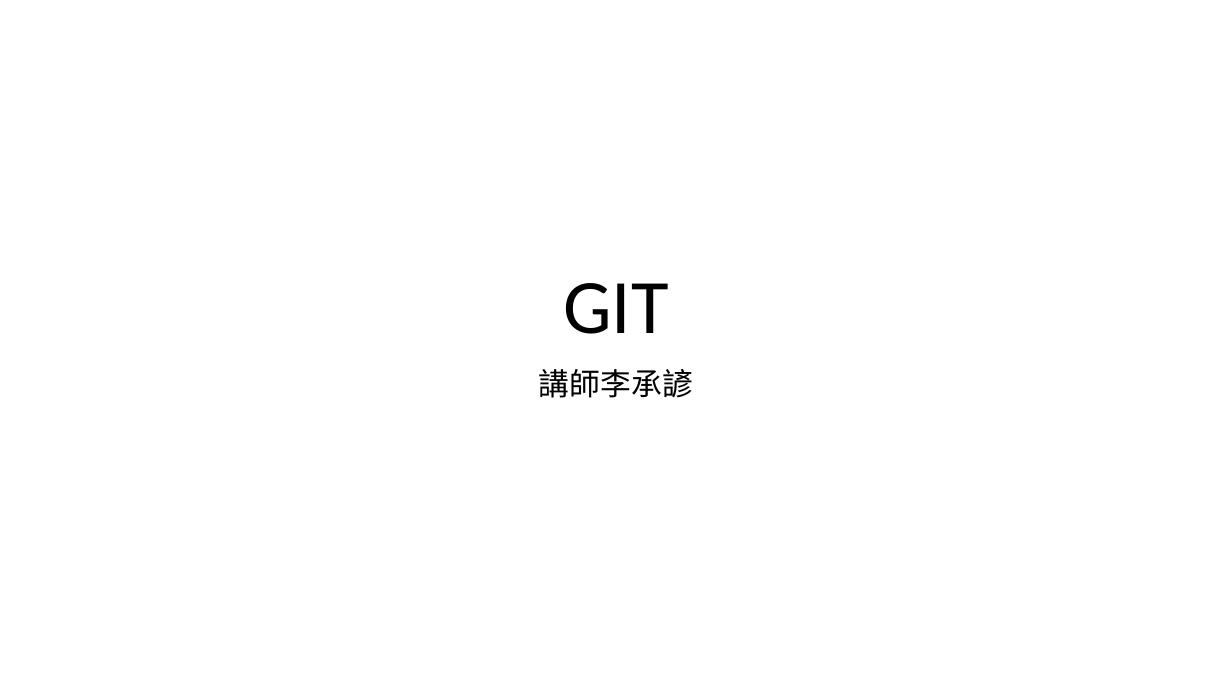
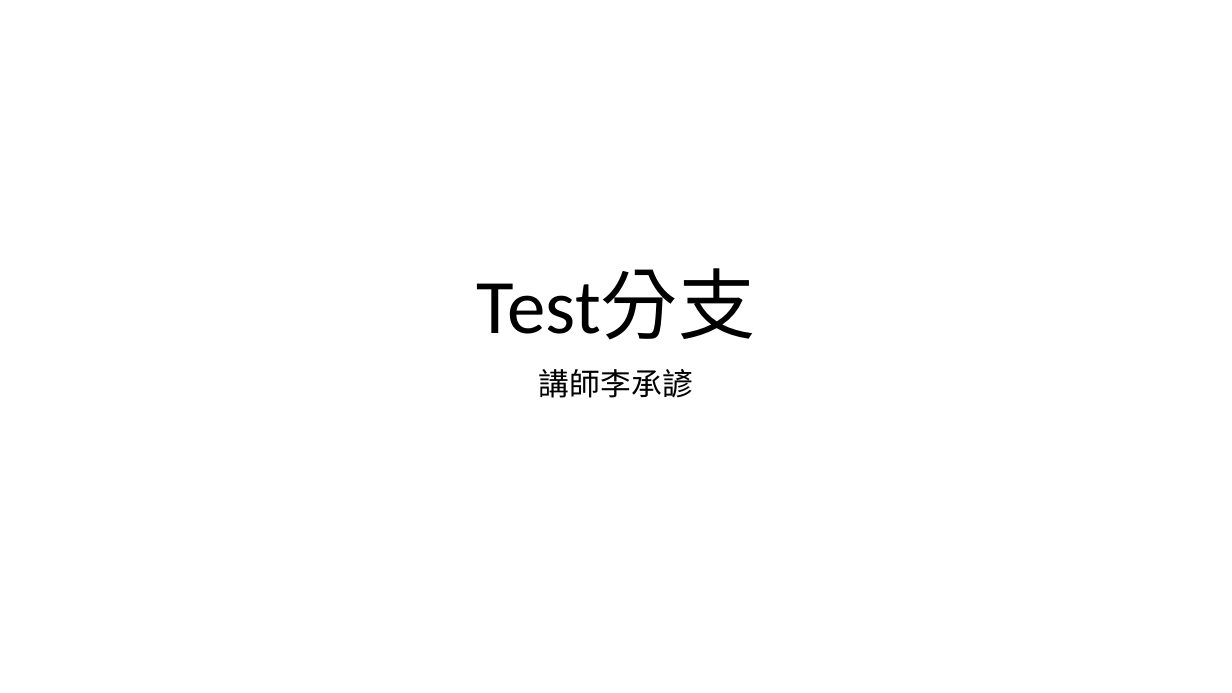
Before and after one commit to choco2001/ppt, a slide deck: slide 1 of test.pptx. Drawn at 1232x693 pixels with LibreOffice and Linux fonts; fonts in the diff are those of the drawing. Boxes give left, top, right and bottom in pixels: in the first picture for what was removed or moved away, otherwise in the second. Text is boxed around its words. In the diff, an @@ line names an element or a change of style, - is before the commit and + after.

Commit message:
test分支操作

```diff
--- a/test.pptx
+++ b/test.pptx
@@ title at <box>477,269,755,340</box>: text changed @@
-GIT
+Test分支
```
